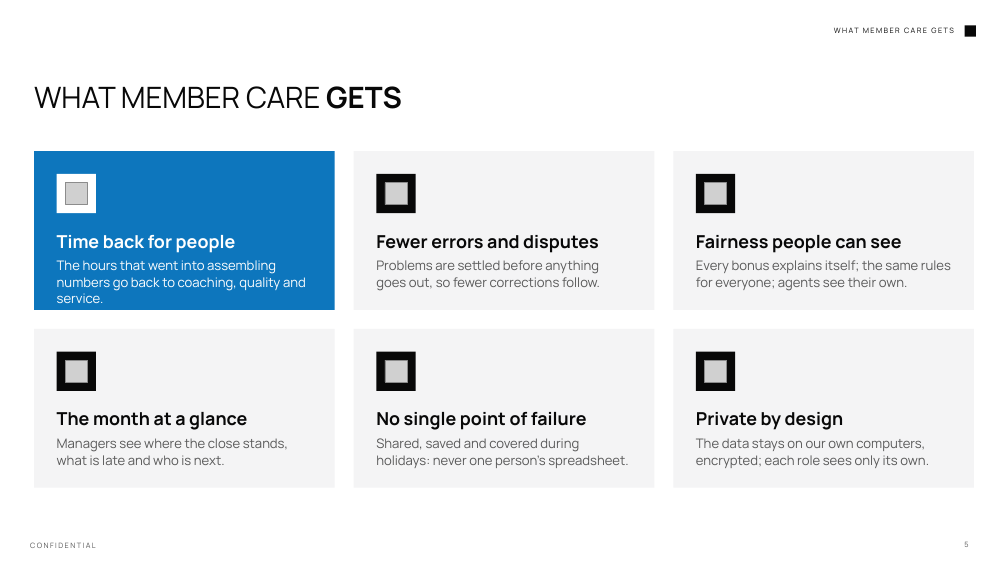
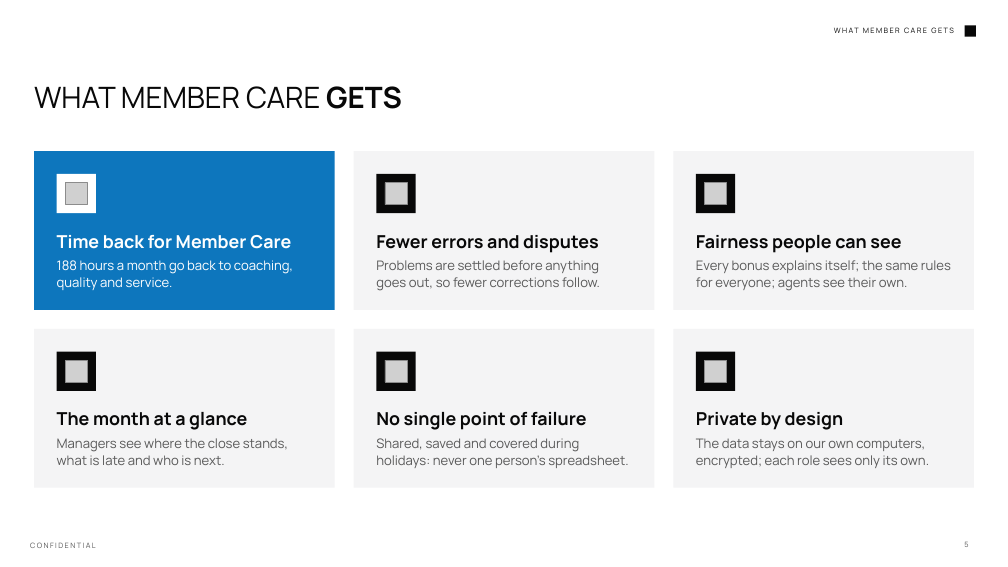
Before and after one commit to Wizdeed1/s, a slide deck: slide 5 of final/Cadence - Overview.pptx. Drawn at 1008x567 pixels with LibreOffice and Linux fonts; fonts in the diff are those of the drawing; grey boxes stand for pictures; background and template pictures are left out. Boxes give left, top, right and bottom in pixels: in the first picture for what was removed or moved away, otherwise in the second. Text is boxed around its words. In the diff, an @@ line names an element or a change of style, - is before the commit and + after.

```diff
--- a/final/Cadence - Overview.pptx
+++ b/final/Cadence - Overview.pptx
@@ text at (57,235,291,249): text changed @@
-Time back for people
+Time back for Member Care
@@ text at (57,260,293,290): text changed @@
-The hours that went into assembling numbers go back to coaching, quality and service.
+188 hours a month go back to coaching, quality and service.
```
Also in this commit, not shown: 1 slide added, 1 slide removed, 20 other files.
